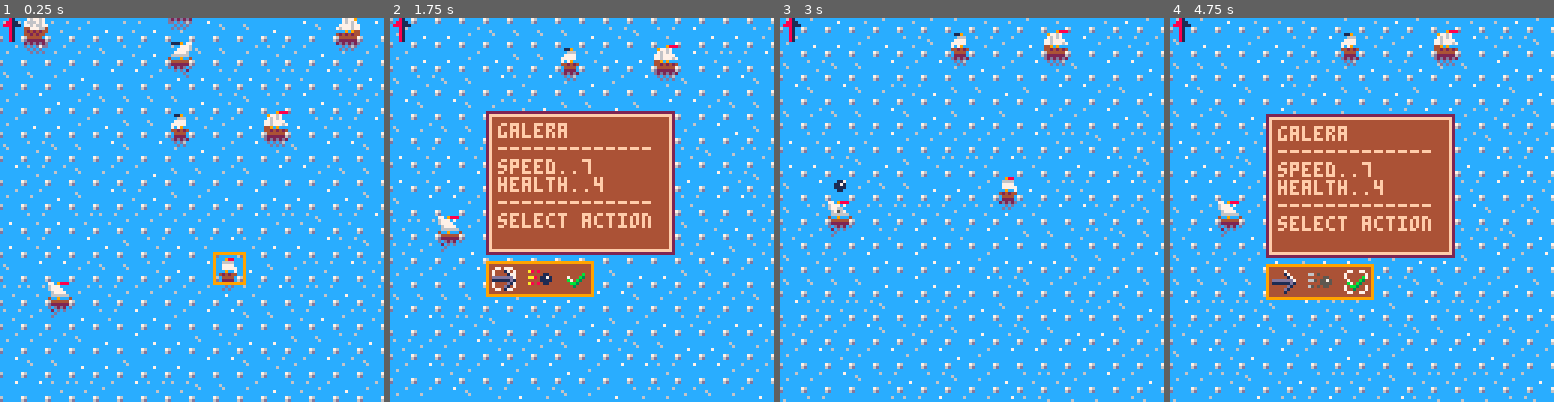
Above: before the commit, frames 1-4 (left to right).
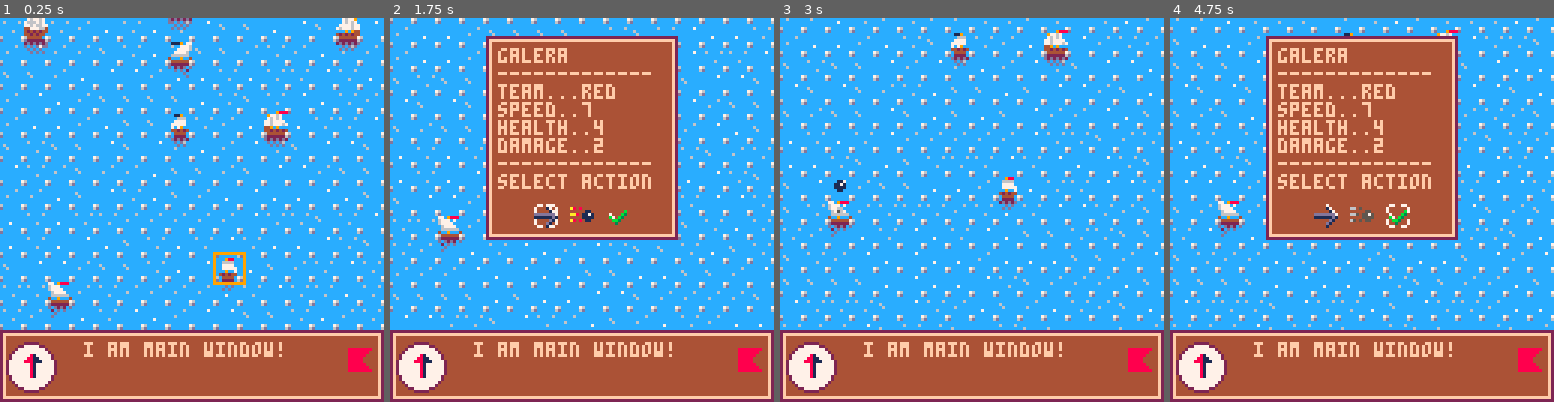
Above: after the commit, the same moments.

Repository: AndreyMakuhin/Admiral
Game: PICO-8 cartridge admiral.p8
The game is run twice, just before and just after one commit, with the same random seed, the same clock (stepped at 60 frames per second) and the same inputs.
Inputs (mouse positions are in pixels of both pictures, inside the frame that each line leads up to):
- Up to frame 1 (0.25 s): no input
- Up to frame 2 (1.75 s): tap X (X key) at 0.33, 1.07 s; click (670, 121) at 0.67 s; tap O (Z key) at 0.7, 1.7 s; click (436, 267) at 1.22 s; hold Right from 1.6 s (still down)
- Up to frame 3 (3 s): click (887, 114) at 1.77 s; tap X (X key) at 1.85, 2.97 s; release Right at 2.1 s; tap O (Z key) at 2.1, 2.5, 2.9 s; hold Up 2.15-2.42 s; click (952, 259) at 2.32 s; hold Right from 2.47 s (still down); click (1014, 106) at 2.87 s
- Up to frame 4 (4.75 s): release Right at 3.03 s; hold Left 3.08-3.58 s; tap O (Z key) every 0.4 s from 3.3 to 4.5 s; click (1465, 256) at 3.42 s; hold Down 3.63-3.97 s; click (1231, 102) at 3.97 s; hold Right 4.02-4.68 s; tap X (X key) at 4.08 s; click (1292, 248) at 4.52 s; hold Up from 4.73 s (still down)

The runs differ from the first frame. In frame 1, 19% of the frame differs, in the area x 0-100%, y 0-100%; in frame 2, 39%; in frame 3, 19%; in frame 4, 39%.

Commit message:
windows tweak

Diff:
--- a/admiral.p8
+++ b/admiral.p8
@@ -26,15 +26,14 @@
 	map()
 	draw_reflects()
 	draw_flot()
-
 	_drw()
 
 
-
+	--print("wind is ".. wind,16,0)
+	drawwndws()
 	----draw wind arrow
 	draw_wind()
-	--print("wind is ".. wind,16,0)
-	drawwndws()
+	draw_bottom_menu()
 
 	--print(test_check,cam_x+8,cam_y+8,8)
 --[[
@@ -126,6 +126,7 @@
 	cam_sy=0
 
 	init_map()
+	mw = add_main_wnd()--main window
 	--test windows--
 	--addwnd(32,32,64,64,{"hello","world"})
 end
@@ -461,19 +462,25 @@
 end
 
 function draw_wind()
+
 	local c_x = peek2(0x5f28)
 	local c_y = peek2(0x5f2a)
-	spr(255-wind+1,0+c_x,0+c_y)
+	circfill(10+c_x,116+c_y,7,7)
+	circ(10+c_x,116+c_y,8,2)
+	spr(255-wind+1,7+c_x,112+c_y)
 
 end
 
 function draw_action_select()
-	local x1,y1 = cw.x+2,cw.y + cw.h + 4
+	local c_x = peek2(0x5f28)
+	local c_y = peek2(0x5f2a)
+	local x1,y1 = c_x+cw.x+16,
+	c_y+cw.y+cw.h-12
 	local x2 = x1 + 12
 	local rx = x1 + choose*12
 	local s = flot[sel]
-	rectfill2(x1-2,y1-2,36,12,9)
-	rectfill2(x1-1,y1-1,34,10,4)
+	--rectfill2(x1-2,y1-2,36,12,9)
+	--rectfill2(x1-1,y1-1,34,10,4)
 
 	if s.can_move then
 		spr(237,x1,y1)
@@ -554,6 +561,12 @@
 
 end
 
+function draw_bottom_menu()
+	local c_x = peek2(0x5f28)
+	local c_y = peek2(0x5f2a)
+	local team_spr = turn==0 and 205 or 206
+	spr(team_spr,116+c_x,110+c_y)
+end
 
 -->8
 --mouse
@@ -627,15 +640,25 @@
 	rectfill(x,y,x+w-1,y+h-1,c)
 end
 
+function add_main_wnd()
+	local camera_x = peek2(0x5f28)
+	local camera_y = peek2(0x5f2a)
+	return addwnd(0,104,128,24,
+	{"      i am main window!",
+	})
+end
+
 function add_shipinfo_wnd()
 	ship = flot[sel]
 	local camera_x = peek2(0x5f28)
 	local camera_y = peek2(0x5f2a)
-	cw = addwnd(32+camera_x,32+camera_y,63,48,
+	cw = addwnd(32,6,64,68,
 	{""..ship.name,
 		"-------------",
+		"team..."..(ship.team==0 and "red" or "blue"),
 		"speed.."..ship.spd,
 		"health.."..ship.hp,
+		"damage.."..ship.damage,
 		"-------------",
 	"select action"})
 	choose = 0
@@ -768,7 +791,7 @@
 		local camera_x = peek2(0x5f28)
 		local camera_y = peek2(0x5f2a)
 		local wx,wy,ww,wh,wtxt =
-		w.x,w.y,
+		w.x+camera_x,w.y+camera_y,
 		w.w,w.h,w.txt
 		rectfill2(wx,wy,ww,wh,2)
 		rectfill2(wx+1,wy+1,ww-2,wh-2,15)
@@ -776,11 +799,15 @@
 
 		wx+=4
 		wy+=4
-		clip(wx-camera_x,wy-camera_y,wx+ww-8,wy+wh-8)
+		--clip(wx-camera_x,wy-camera_y,wx+ww-8,wy+wh-8)
 		for i = 1,#wtxt do
 			print(wtxt[i],wx,wy,15)
 			wy+=6
 		end
+	end
+
+	if _drw==draw_action_select then
+		_drw()
 	end
 end
 __gfx__
@@ -880,14 +907,14 @@
 00000000000000000000000000000000000000000000000000000000000000000000000000000000000000000000000000000000000000000000000000000000
 00000000000000000000000000000000000000000000000000000000000000000000000000000000000000000000000000000000000000000000000000000000
 00000000000000000000000000000000000000000000000000000000000000000000000000000000000000000000000000000000000000000000000000000000
-00000000000000000000000000000000000000000000000000000000000000000000000000000000000000000000000000000000000000000000000000000000
-00000000000000000000000000000000000000000000000000000000000000000000000000000000000000000000000000000000000000000000000000000000
-00000000000000000000000000000000000000000000000000000000000000000000000000000000000000000000000000000000000000000000000000011000
-00000000000000000000000000000000000000000000000000000000000000000000000000000000000000000000000000000000000000000000000000117100
-00000000000000000000000000000000000000000000000000000000000000000000000000000000000000000000000000000000000000000000000000111100
-00000000000000000000000000000000000000000000000000000000000000000000000000000000000000000000000000000000000000000000000000011000
-00000000000000000000000000000000000000000000000000000000000000000000000000000000000000000000000000000000000000000000000000000000
-00000000000000000000000000000000000000000000000000000000000000000000000000000000000000000000000000000000000000000000000000000000
+00000000000000000000000000000000000000000000000000000000000000000000000000000000000000000000000000000000888888881111111100000000
+00000000000000000000000000000000000000000000000000000000000000000000000000000000000000000000000000000000888888801111111000000000
+00000000000000000000000000000000000000000000000000000000000000000000000000000000000000000000000000000000888888001111110000011000
+00000000000000000000000000000000000000000000000000000000000000000000000000000000000000000000000000000000888880001111100000117100
+00000000000000000000000000000000000000000000000000000000000000000000000000000000000000000000000000000000888880001111100000111100
+00000000000000000000000000000000000000000000000000000000000000000000000000000000000000000000000000000000888888001111110000011000
+00000000000000000000000000000000000000000000000000000000000000000000000000000000000000000000000000000000888888801111111000000000
+00000000000000000000000000000000000000000000000000000000000000000000000000000000000000000000000000000000888888881111111100000000
 00000000000000000000000000000000000000000000000000000000000000000000000000000000000000000000000000000000000000000000000000000000
 00000000000000000000000000000000000000000000000000000000000000000000000000000000000000000000000000000000000000000000000000000000
 00000000000000000000000000000000000000000000000000000000000000000000000000000000000000000000000000000000000000b00009900000666d00
